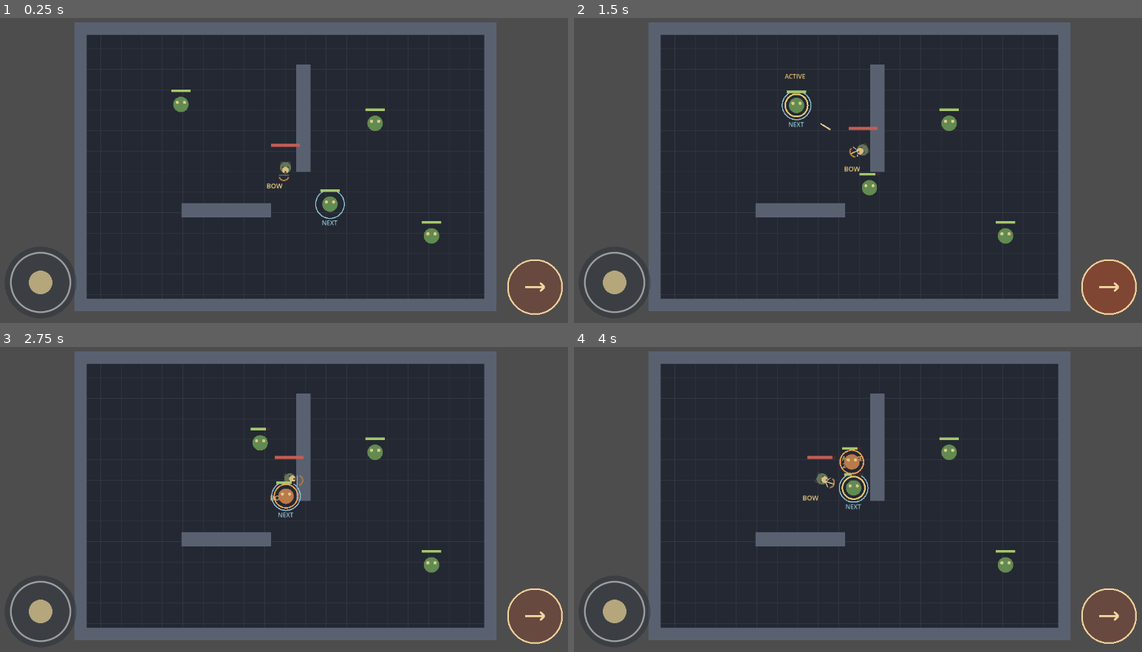
Above: before the commit, frames 1-4 (two rows, left to right).
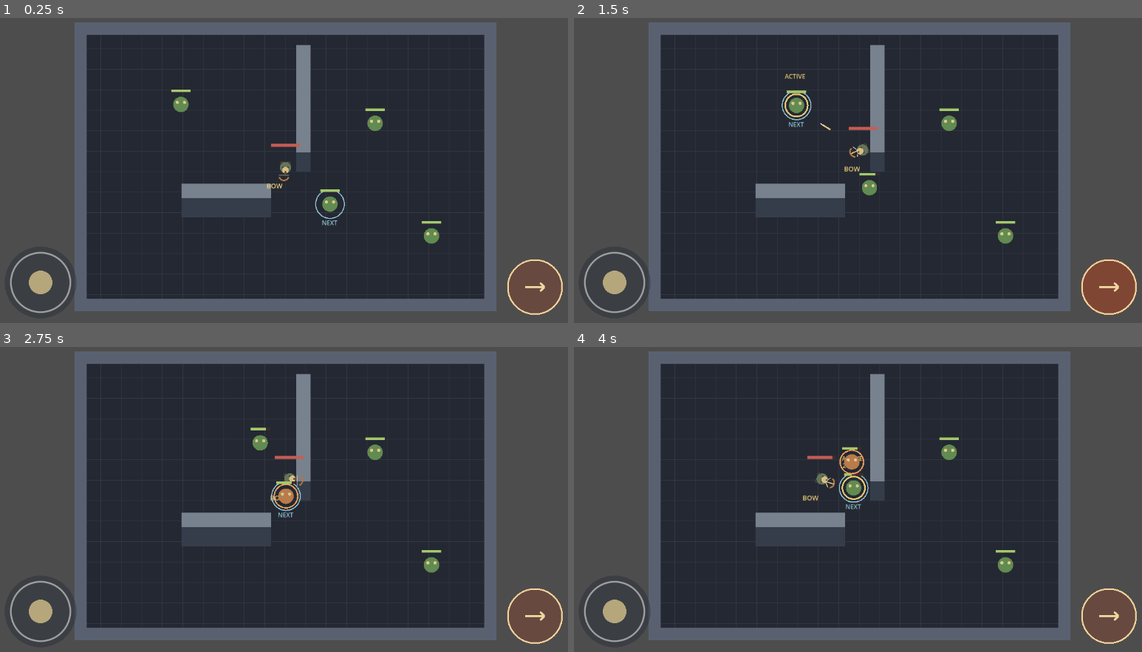
Above: after the commit, the same moments.

Repository: Jonty303/Project-Gauntlands
Game: Godot game, scene res://scenes/main.tscn
Two runs of this game, one before a commit and one after it. Both use one fixed random seed, a clock stepped at 60 frames per second and the inputs below.
Inputs (mouse positions are in pixels of both pictures, inside the frame that each line leads up to):
- Up to frame 1 (0.25 s): no input
- Up to frame 2 (1.5 s): tap Enter (ui_accept) at 0.5 s; drag from (613, 283) to (920, 94) at 0.52 s; drag from (1107, 286) to (829, 234) at 1.27 s
- Up to frame 3 (2.75 s): move the mouse to (346, 423) at 2.02 s; hold D (move_right) from 2.03 s (still down); tap Q (target_previous) at 2.1 s
- Up to frame 4 (4 s): release D (move_right) at 2.75 s; drag from (829, 563) to (681, 444) at 2.77 s; move the mouse to (1034, 545) at 3.52 s; hold A (move_left) from 3.53 s (still down); hold Space (attack) from 3.53 s (still down); tap Enter (ui_accept) at 3.77 s

The runs differ from the first frame. In frame 1, 2.7% of the frame differs, in the area x 31-55%, y 8-66%; in frame 2, 2.7%; in frame 3, 2.7%; in frame 4, 2.7%.

Commit message:
Experiment with raised wall faces over unchanged 2D collision

Diff:
--- a/scripts/main.gd
+++ b/scripts/main.gd
@@ -10,6 +10,9 @@
 const SECOND_COVER_CENTER := Vector2(-115.0, 85.0)
 const SECOND_COVER_SIZE := Vector2(175.0, 28.0)
 const NAV_CELL := 20.0
+const WALL_HEIGHT := 38.0
+const WALL_FACE_COLOR := Color("#353d4b")
+const WALL_TOP_COLOR := Color("#78818e")
 var navigation_grid: AStarGrid2D
 
 func _ready() -> void:
@@ -93,4 +96,12 @@
     draw_rect(Rect2(-half.x - t / 2.0, -half.y - t / 2.0, t, DUNGEON_SIZE.y + t), WALL_COLOR)
     draw_rect(Rect2(half.x - t / 2.0, -half.y - t / 2.0, t, DUNGEON_SIZE.y + t), WALL_COLOR)
     draw_rect(Rect2(COVER_CENTER - COVER_SIZE / 2.0, COVER_SIZE), WALL_COLOR)
-    draw_rect(Rect2(SECOND_COVER_CENTER - SECOND_COVER_SIZE / 2.0, SECOND_COVER_SIZE), WALL_COLOR)
+    _draw_raised_wall(COVER_CENTER, COVER_SIZE)
+    _draw_raised_wall(SECOND_COVER_CENTER, SECOND_COVER_SIZE)
+
+func _draw_raised_wall(center: Vector2, size: Vector2) -> void:
+    # Raised wall is visual only; existing 2D collision and navigation are unchanged.
+    var footprint := Rect2(center - size / 2.0, size)
+    var elevated := footprint.position - Vector2(0, WALL_HEIGHT)
+    draw_colored_polygon(PackedVector2Array([Vector2(footprint.position.x, footprint.end.y), footprint.end, footprint.end - Vector2(0, WALL_HEIGHT), Vector2(footprint.position.x, footprint.end.y - WALL_HEIGHT)]), WALL_FACE_COLOR)
+    draw_rect(Rect2(elevated, size), WALL_TOP_COLOR)
